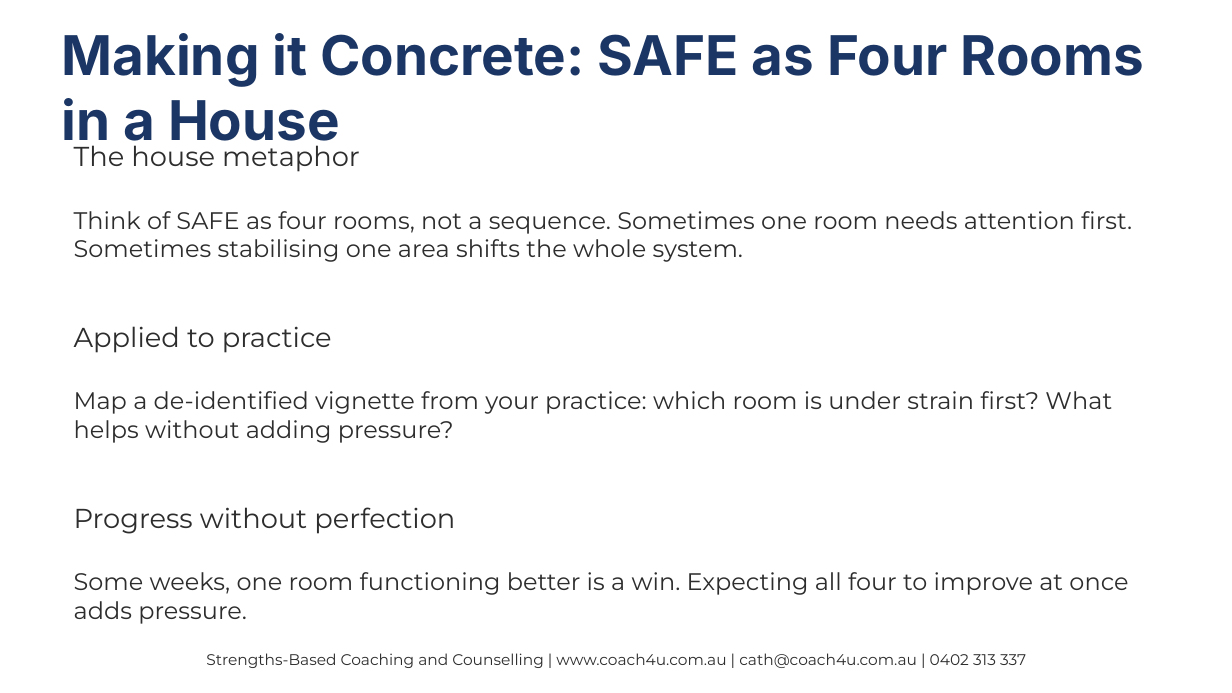
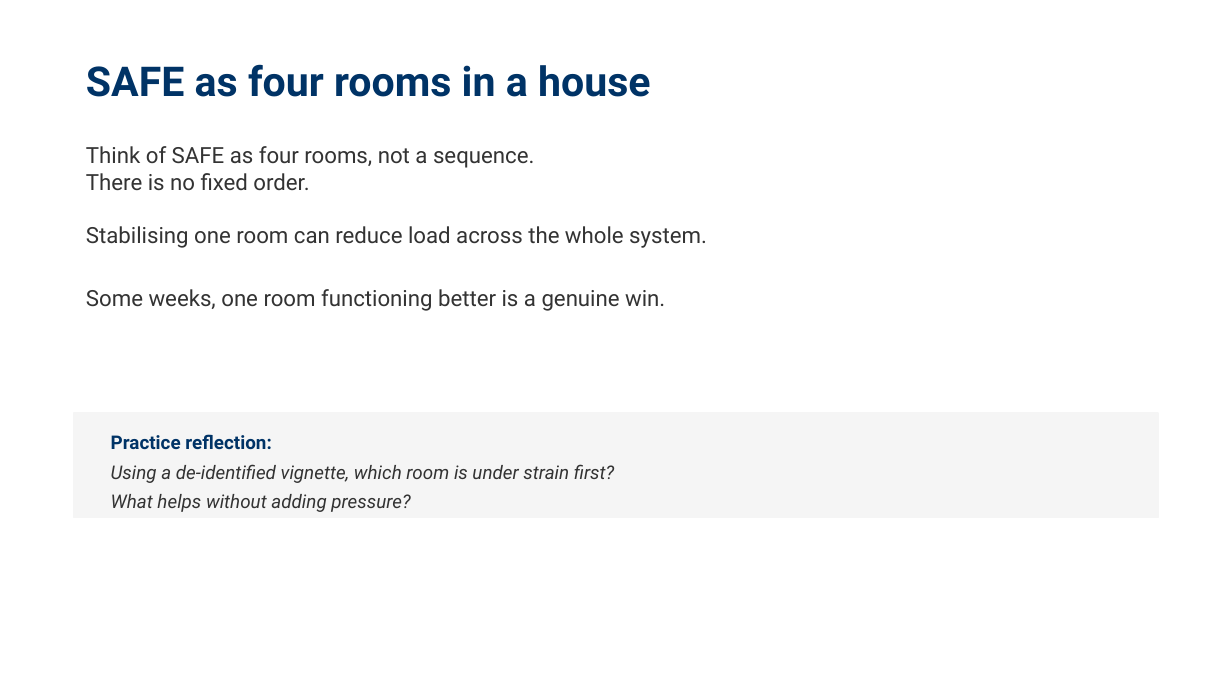
Before and after one commit to cathcoach4u/Internal-Resources-Training, a slide deck: slide 8 of docs/assets/files/presentations/Capacity_Overwhelm_MHPN_Session.pptx. Drawn at 1232x693 pixels with LibreOffice and Linux fonts; fonts in the diff are those of the drawing. Boxes give left, top, right and bottom in pixels: in the first picture for what was removed or moved away, otherwise in the second. Text is boxed around its words. In the diff, an @@ line names an element or a change of style, - is before the commit and + after.

```diff
--- a/docs/assets/files/presentations/Capacity_Overwhelm_MHPN_Session.pptx
+++ b/docs/assets/files/presentations/Capacity_Overwhelm_MHPN_Session.pptx
@@ text at box(86, 64, 651, 97): text changed; size 32 to 24 pt; font Inter to Roboto; text colour #1B3664 to #003366 @@
-Making it Concrete: SAFE as Four Rooms in a House
+SAFE as four rooms in a house
@@ text "Think of SAFE as four ..." at box(86, 146, 707, 311): vertical alignment middle to top @@
@@ text at box(86, 146, 707, 311): text changed; size 14 to 13 pt; font Montserrat to Roboto; text colour #2D2D2D to #333333 @@
-The house metaphor
-Think of SAFE as four rooms, not a sequence. Sometimes one room needs attention first. Sometimes stabilising one area shifts the whole system.
-Applied to practice
-Map a de-identified vignette from your practice: which room is under strain first? What helps without adding pressure?
-Progress without perfection
-Some weeks, one room functioning better is a win. Expecting all four to improve at once adds pressure.
+Think of SAFE as four rooms, not a sequence.
+There is no fixed order.
+Stabilising one room can reduce load across the whole system.
+Some weeks, one room functioning better is a genuine win.
@@ rectangle added at box(74, 413, 1158, 517), fill #F5F5F5, outline #F5F5F5 1 pt @@
@@ text added at box(111, 434, 614, 512), 11 pt, text #333333, italic @@
+Practice reflection:
+Using a de-identified vignette, which room is under strain first?
+What helps without adding pressure?
@@ text removed at box(206, 653, 1026, 668) @@
-Strengths-Based Coaching and Counselling | www.coach4u.com.au | cath@coach4u.com.au | 0402 313 337
```
Also in this commit, not shown: 6 other slides changed, 3 slides added, 3 slides removed.
